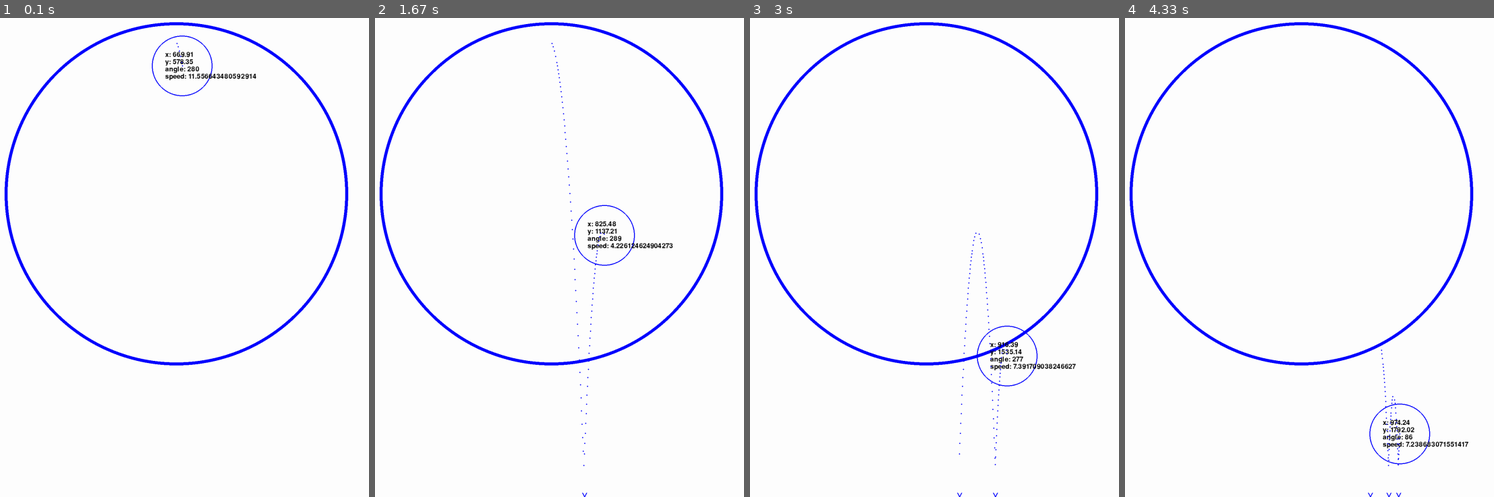
Above: before the commit, frames 1-4 (left to right).
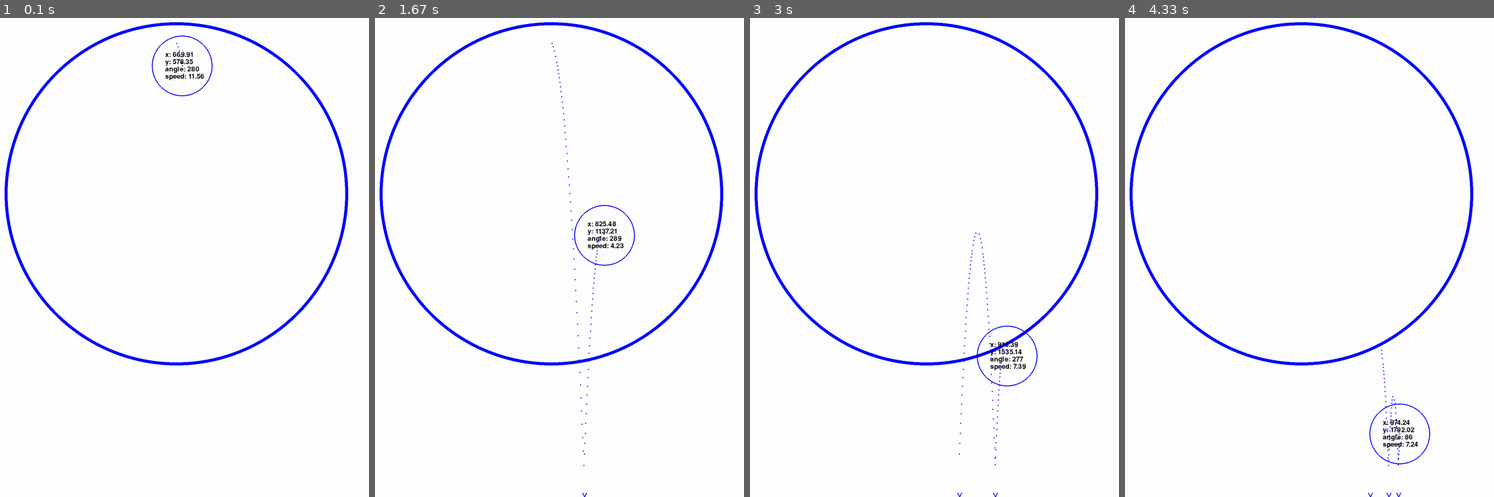
Above: after the commit, the same moments.

Repository: Archanciel/Learning_Pygame
Game: pygame game, started from bouncing_ball_imperfect_collide/move_particle_basic.py
The game is run twice, just before and just after one commit, with the same random seed, the same clock (stepped at 60 frames per second) and the same inputs.
Inputs:
- Up to frame 1 (0.1 s): no input
- Up to frame 2 (1.67 s): no input
- Up to frame 3 (3 s): no input
- Up to frame 4 (4.33 s): no input

The runs differ from the first frame. In frame 1, 0.1% of the frame differs, in the area x 54-70%, y 11-13%; in frame 2, 0.1%; in frame 3, 0.1%; in frame 4, 0.1%.

Commit message:
cosmetic

Diff:
--- a/bouncing_ball_imperfect_collide/particledisplaypos.py
+++ b/bouncing_ball_imperfect_collide/particledisplaypos.py
@@ -47,7 +47,7 @@
 		angleDegree = round(math.degrees(displayAngleRad))
 
 		textLines[2] = 'angle: ' + str(angleDegree)
-		textLines[3] = 'speed: ' + str(self.speed)
+		textLines[3] = 'speed: ' + str(round(self.speed, 2))
 
 		self.images = []  # The text surfaces.
 
